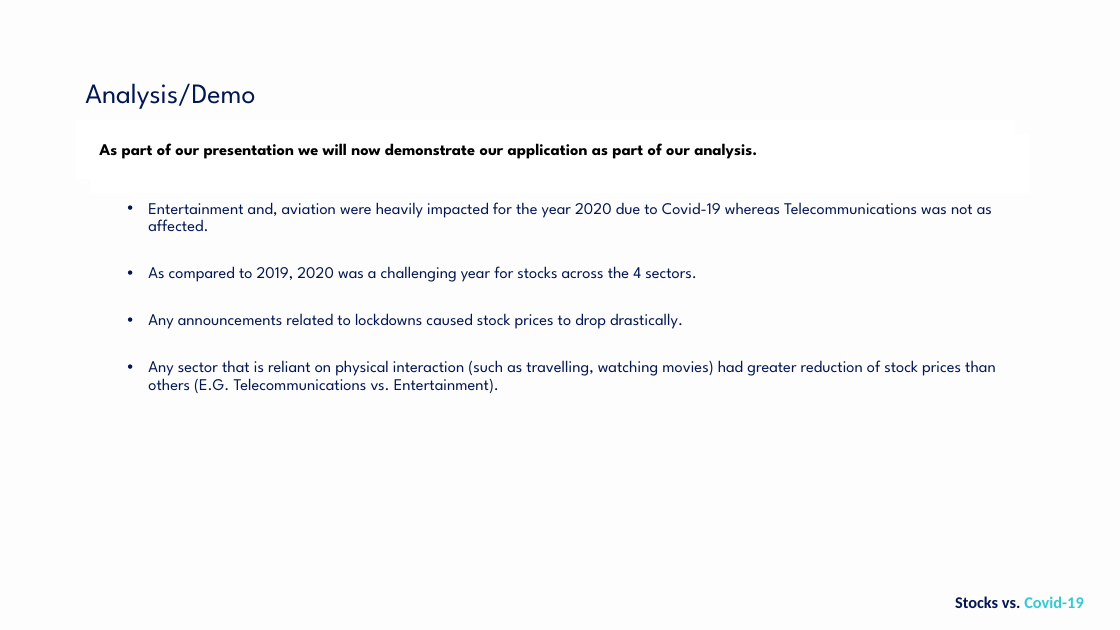
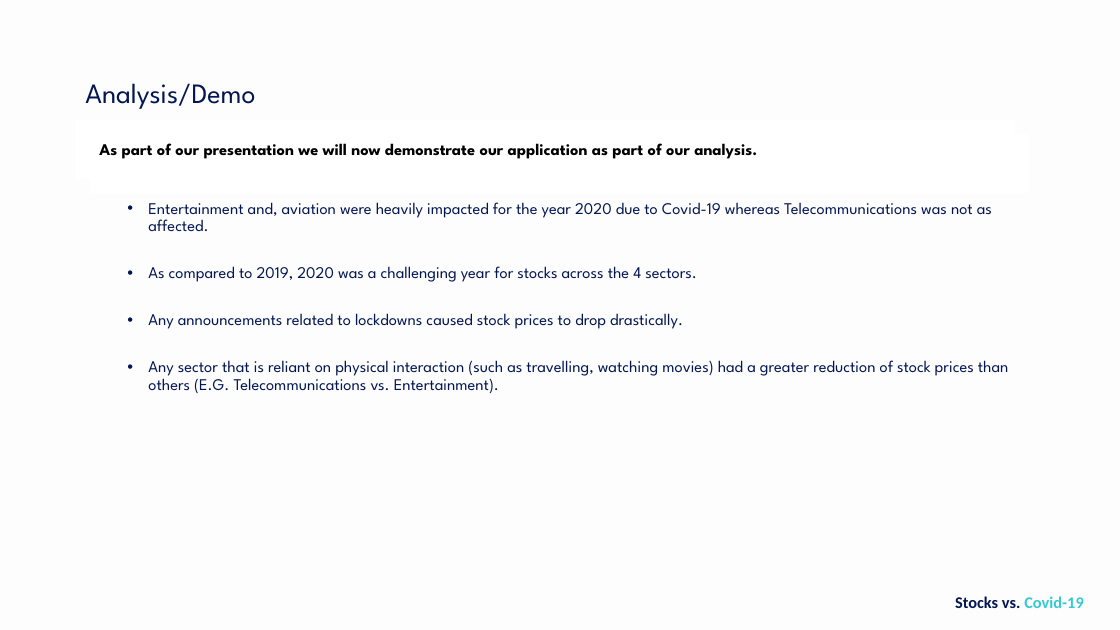
Before and after one commit to NikitaCase/stocks-vs-covid, a slide deck: slide 18 of stocksvscovid/Project 3 V1.pptx. Drawn at 1120x630 pixels with LibreOffice and Linux fonts; fonts in the diff are those of the drawing; background and template pictures are left out. Boxes give left, top, right and bottom in pixels: in the first picture for what was removed or moved away, otherwise in the second. Text is boxed around its words. In the diff, an @@ line names an element or a change of style, - is before the commit and + after.

```diff
--- a/stocksvscovid/Project 3 V1.pptx
+++ b/stocksvscovid/Project 3 V1.pptx
@@ text at box(148, 360, 1009, 393): text changed @@
-  • Any sector that is reliant on physical interaction (such as travelling, watching movies) had greater reduction of stock prices than others (E.G. Telecommunications vs. Entertainment).
+  • Any sector that is reliant on physical interaction (such as travelling, watching movies) had a greater reduction of stock prices than others (E.G. Telecommunications vs. Entertainment).
```
Also in this commit, not shown: 8 other slides changed.
